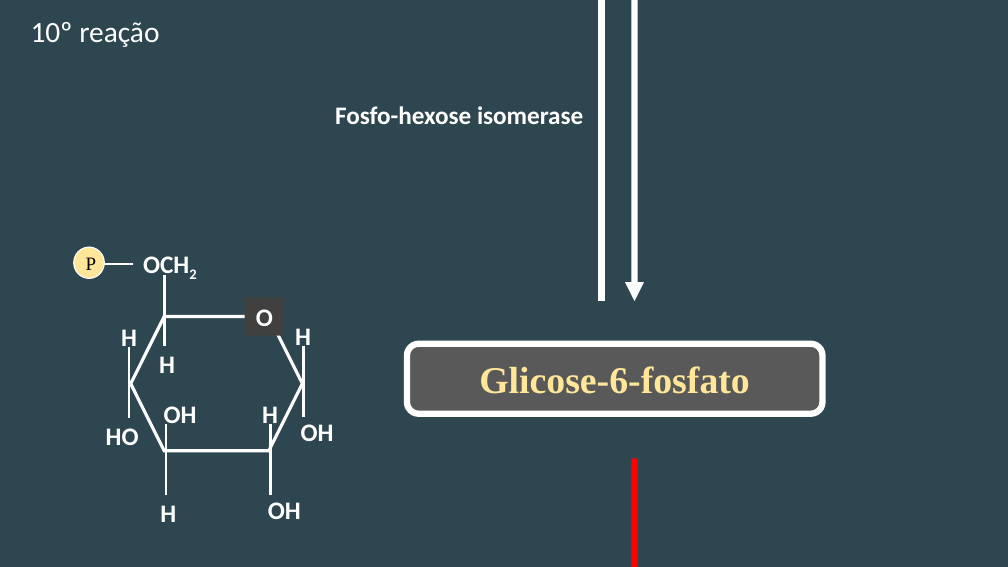
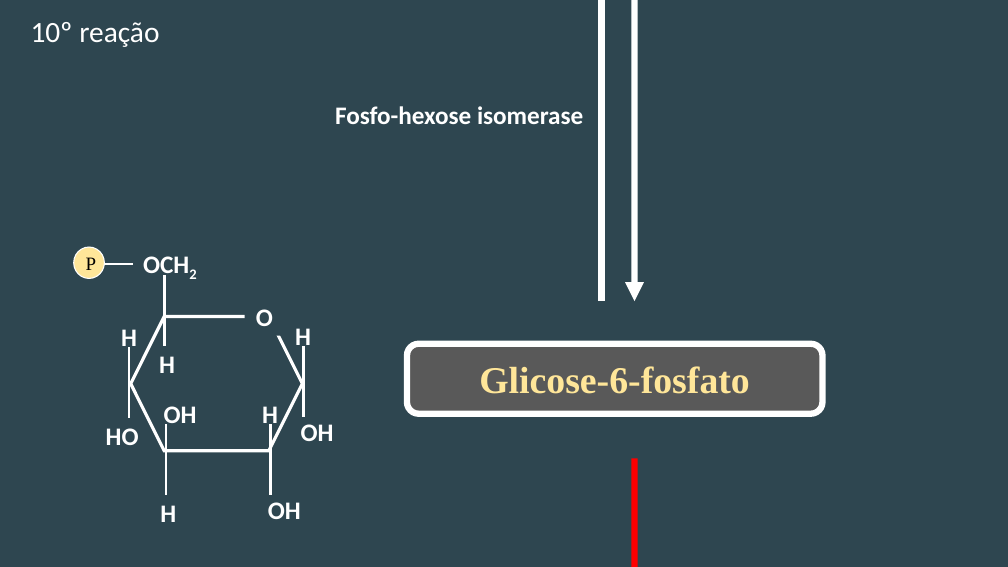
Before and after one commit to daniloasdotcom/BioMemory, a slide deck: slide 12 of produção/ViasProdução/GliconeogeneseBanco.pptx. Drawn at 1008x567 pixels with LibreOffice and Linux fonts; fonts in the diff are those of the drawing. Boxes give left, top, right and bottom in pixels: in the first picture for what was removed or moved away, otherwise in the second. Text is boxed around its words. In the diff, an @@ line names an element or a change of style, - is before the commit and + after.

```diff
--- a/produção/ViasProdução/GliconeogeneseBanco.pptx
+++ b/produção/ViasProdução/GliconeogeneseBanco.pptx
@@ text "O": place and size @@
-text "O" at (245,297,284,335)
+text "O" at (256,309,273,326)
@@ text "O" at (256,309,273,326): fill #404040 to none @@
```
Also in this commit, not shown: 1 other slide changed, 12 other files.
